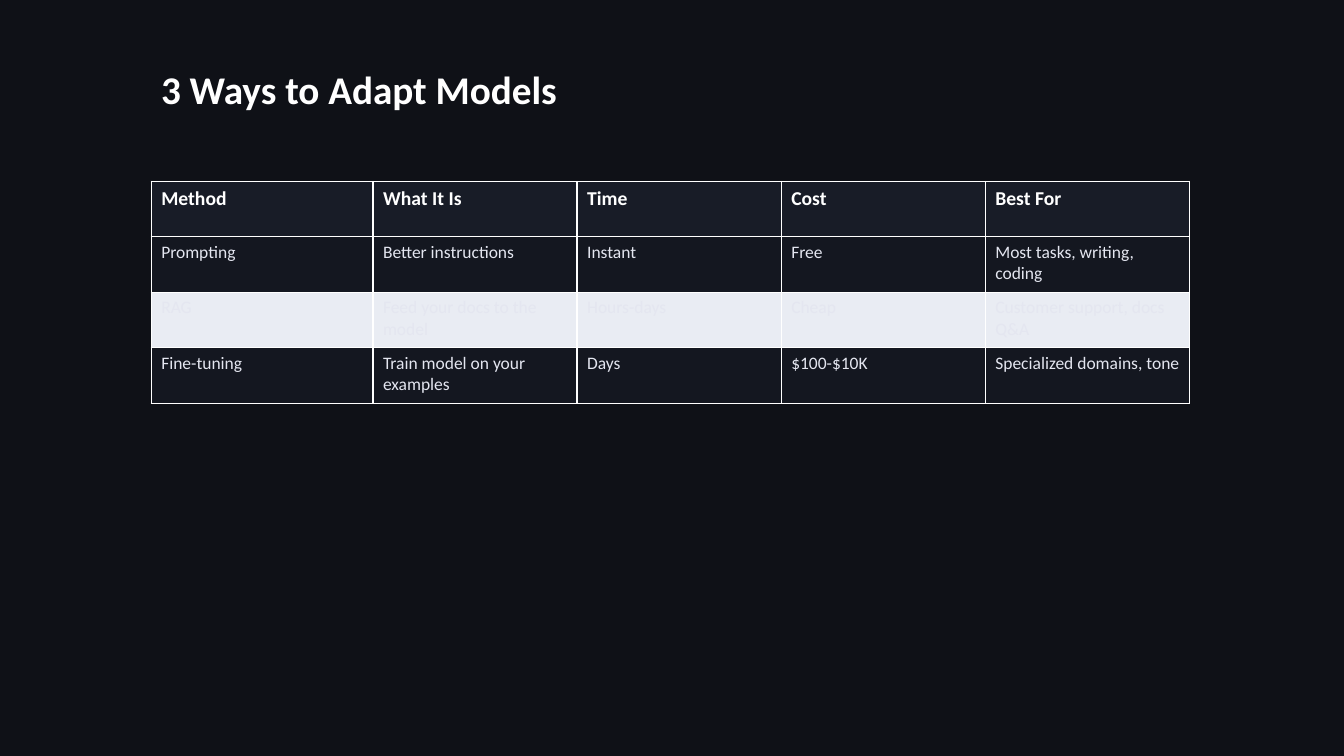
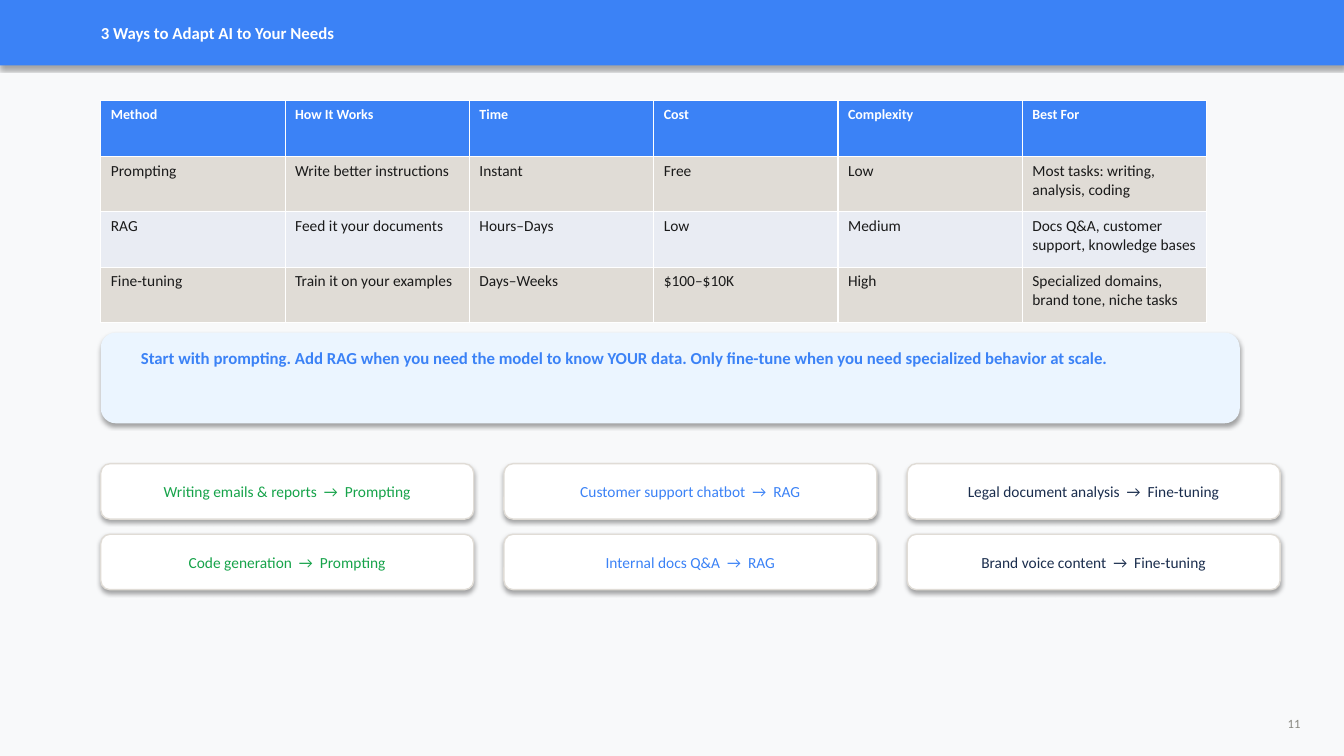
Before and after one commit to shubhamag91/ai-playbook, a slide deck: slide 11 of presentation/ai-playbook-intro.pptx (slide 21 before the commit). Drawn at 1344x756 pixels with LibreOffice and Linux fonts; fonts in the diff are those of the drawing. Boxes give left, top, right and bottom in pixels: in the first picture for what was removed or moved away, otherwise in the second. Text is boxed around its words. In the diff, an @@ line names an element or a change of style, - is before the commit and + after.

```diff
--- a/presentation/ai-playbook-intro.pptx
+++ b/presentation/ai-playbook-intro.pptx
@@ background #0F1117 to #F8F9FA @@
@@ rectangle added at [0, 0, 1344, 66], fill #3B82F6, 12 pt, text #FFFFFF, bold @@
+3 Ways to Adapt AI to Your Needs
@@ text removed at [161, 76, 557, 110] @@
-3 Ways to Adapt Models
@@ table at [101, 101, 1208, 323] @@
-column 2: What It Is | Better instructions | Feed your docs to the model | Train model on your examples
-column 3: Time | Instant | Hours-days | Days
-column 4: Cost | Free | Cheap | $100-$10K
-column 5: Best For | Most tasks, writing, coding | Customer support, docs Q&A | Specialized domains, tone
+column 2: How It Works | Write better instructions | Feed it your documents | Train it on your examples
+column 3: Time | Instant | Hours–Days | Days–Weeks
+column 4: Cost | Free | Low | $100–$10K
+column 5: Complexity | Low | Medium | High
+column 6: Best For | Most tasks: writing, analysis, coding | Docs Q&A, customer support, knowledge bases | Specialized domains, brand tone, niche tasks
@@ table: place and size @@
-table at [151, 181, 1188, 403]
+table at [101, 101, 1208, 323]
@@ rounded rectangle added at [101, 333, 1240, 423], fill #EBF5FF @@
@@ text added at [141, 352, 1107, 367], 12 pt, text #3B82F6, bold @@
+Start with prompting. Add RAG when you need the model to know YOUR data. Only fine-tune when you need specialized behavior at scale.
@@ rounded rectangle added at [101, 464, 474, 519], fill #FFFFFF, outline #E0DCD6 1 pt, 11 pt, text #16A34A @@
+Writing emails & reports → Prompting
@@ rounded rectangle added at [504, 464, 877, 519], fill #FFFFFF, outline #E0DCD6 1 pt, 11 pt, text #3B82F6 @@
+Customer support chatbot → RAG
@@ rounded rectangle added at [907, 464, 1280, 519], fill #FFFFFF, outline #E0DCD6 1 pt, 11 pt, text #1A2D4D @@
+Legal document analysis → Fine-tuning
@@ rounded rectangle added at [101, 534, 474, 590], fill #FFFFFF, outline #E0DCD6 1 pt, 11 pt, text #16A34A @@
+Code generation → Prompting
@@ rounded rectangle added at [504, 534, 877, 590], fill #FFFFFF, outline #E0DCD6 1 pt, 11 pt, text #3B82F6 @@
+Internal docs Q&A → RAG
@@ rounded rectangle added at [907, 534, 1280, 590], fill #FFFFFF, outline #E0DCD6 1 pt, 11 pt, text #1A2D4D @@
+Brand voice content → Fine-tuning
@@ text added at [1288, 720, 1301, 728], 9 pt, text #888880 @@
+11
```
Also in this commit, not shown: 8 other slides changed, 14 slides added, 31 slides removed, 1 other file.
